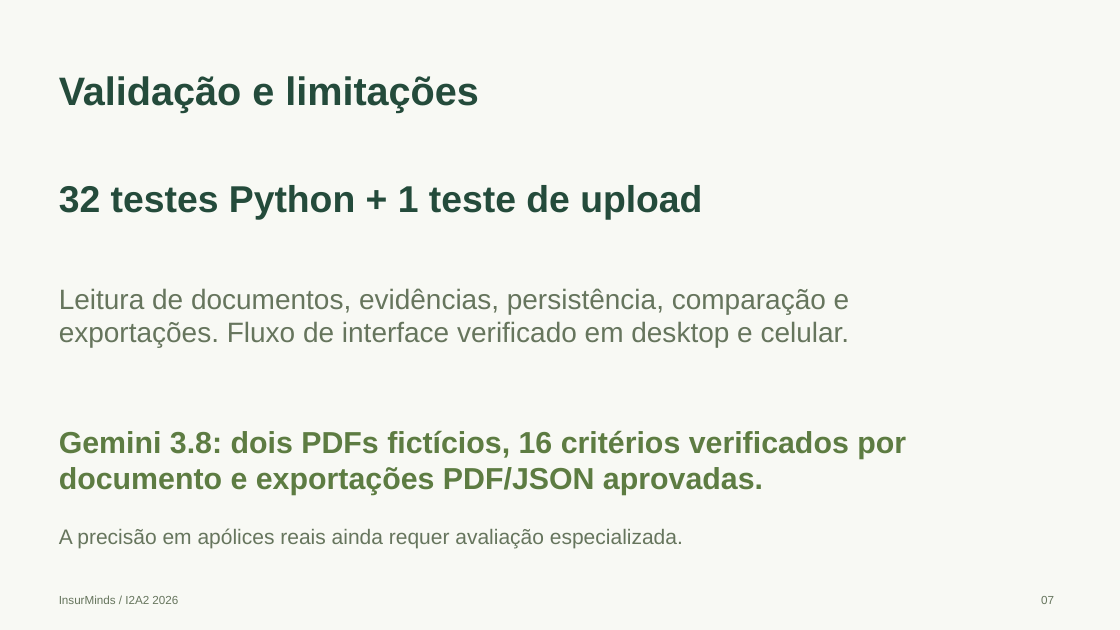
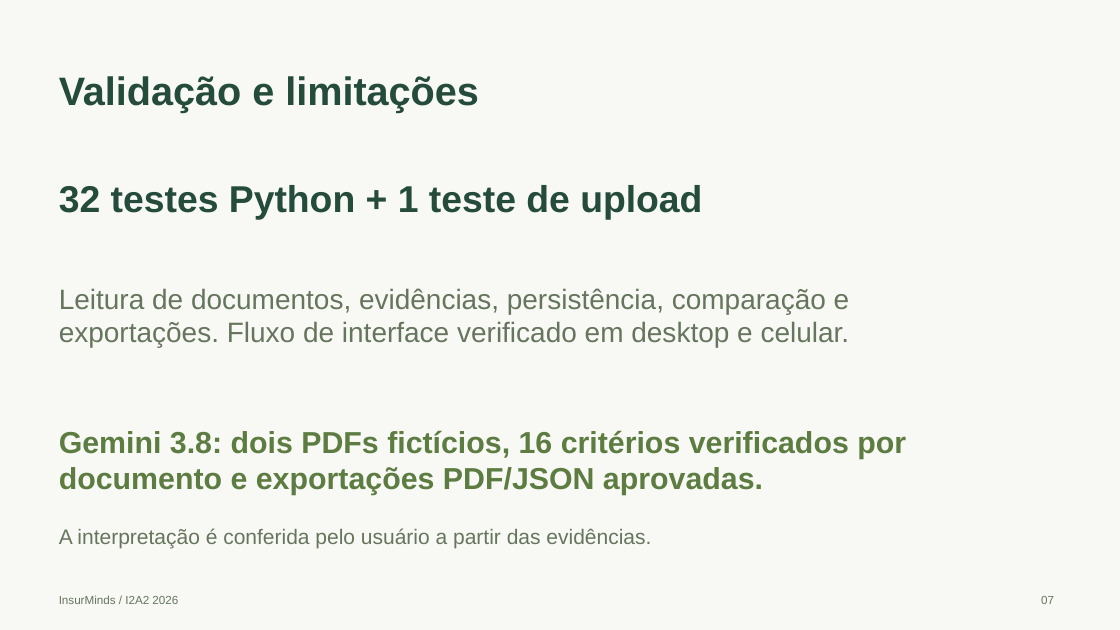
Before and after one commit to vicTmm/i2a2-desafio-final, a slide deck: slide 7 of Projeto_Final_Artefatos/InsurMinds_Projeto_Final.pptx. Drawn at 1120x630 pixels with LibreOffice and Linux fonts; fonts in the diff are those of the drawing. Boxes give left, top, right and bottom in pixels: in the first picture for what was removed or moved away, otherwise in the second. Text is boxed around its words. In the diff, an @@ line names an element or a change of style, - is before the commit and + after.

```diff
--- a/Projeto_Final_Artefatos/InsurMinds_Projeto_Final.pptx
+++ b/Projeto_Final_Artefatos/InsurMinds_Projeto_Final.pptx
@@ text at (59, 528, 651, 548): text changed @@
-A precisão em apólices reais ainda requer avaliação especializada.
+A interpretação é conferida pelo usuário a partir das evidências.
```
Also in this commit, not shown: 1 other slide changed, 27 other files.
